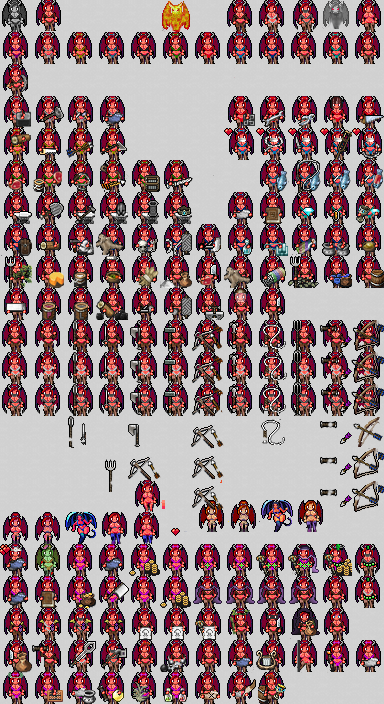
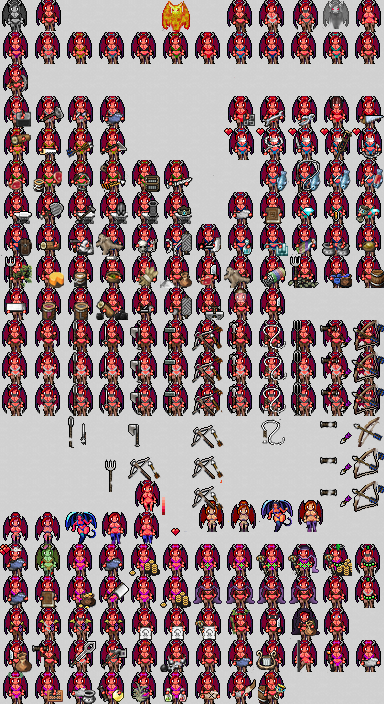
Comparing the layer stacks of the two 384 x 704 images. Changes:
painted on "SUCCUBI !!!!" over [140, 485, 165, 515]
